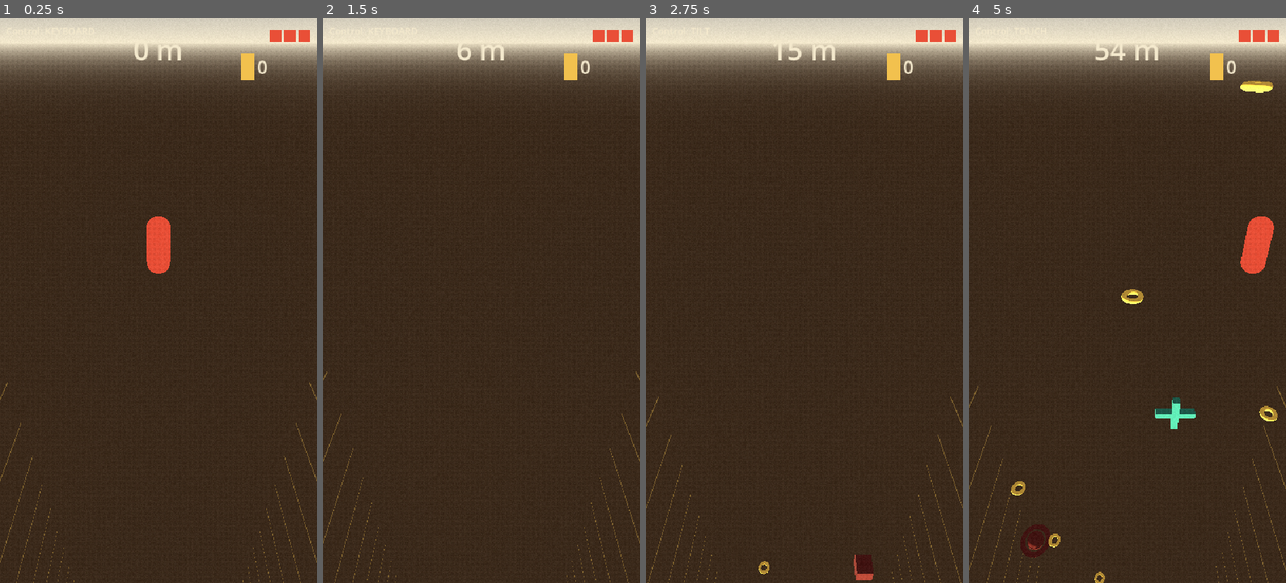
Above: before the commit, frames 1-4 (left to right).
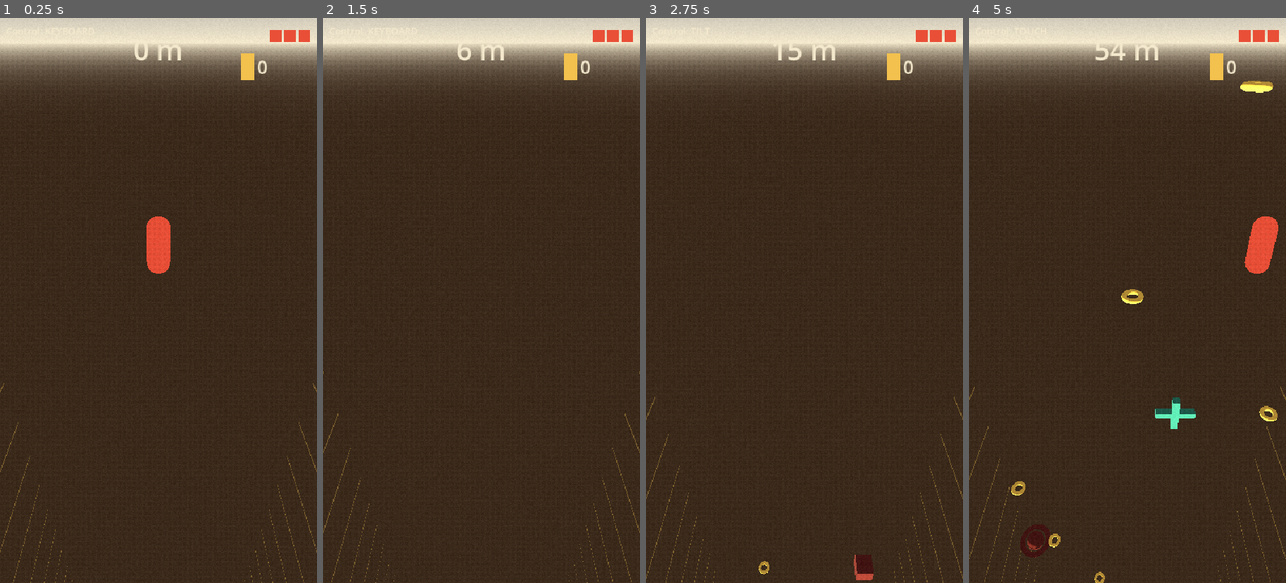
Above: after the commit, the same moments.

Repository: quvntvn/Hyperdive
Game: Godot game, scene res://scenes/game/main_game.tscn
Same seed, same stepped clock (60 frames per second), same inputs: the game is played once before the commit and once after it.
Inputs (mouse positions are in pixels of both pictures, inside the frame that each line leads up to):
- Up to frame 1 (0.25 s): no input
- Up to frame 2 (1.5 s): tap Enter at 0.5 s; move the mouse to (551, 272) at 0.52 s; hold D (move_right) 0.53-1.25 s; tap 1 at 0.6 s; click (551, 272) at 0.67 s; drag from (418, 328) to (465, 413) at 1.27 s
- Up to frame 3 (2.75 s): move the mouse to (836, 176) at 2.02 s; hold D (move_right) from 2.03 s (still down); tap 3 at 2.1 s
- Up to frame 4 (5 s): release D (move_right) at 2.75 s; drag from (1111, 413) to (1032, 215) at 2.77 s; move the mouse to (1222, 385) at 3.52 s; hold A (move_left) 3.53-4.25 s; tap 2 at 3.6 s; drag from (1032, 215) to (1079, 159) at 4.27 s

The runs differ from the first frame. In frame 1, 0.6% of the frame differs, in the area x 0-100%, y 64-100%; in frame 2, 0.5%; in frame 3, 0.6%; in frame 4, 0.8%, in the area x 0-100%, y 35-100%.

Commit message:
tune(walls): épaisseur réduite de 0.5 à 0.3 pour murs plus fins
Co-Authored-By: Claude Sonnet 4.6 <noreply@anthropic.com>

Diff:
--- a/hyperdive/scenes/gameplay/corridor_walls.tscn
+++ b/hyperdive/scenes/gameplay/corridor_walls.tscn
@@ -12,10 +12,10 @@
 shader_parameter/line_alpha = 0.35
 
 [sub_resource type="BoxMesh" id="WallMesh_1"]
-size = Vector3(0.5, 200.0, 4.0)
+size = Vector3(0.3, 200.0, 4.0)
 
 [sub_resource type="BoxShape3D" id="WallShape_1"]
-size = Vector3(0.5, 200.0, 4.0)
+size = Vector3(0.3, 200.0, 4.0)
 
 [node name="CorridorWalls" type="Node3D"]
 script = ExtResource("Script_1")
